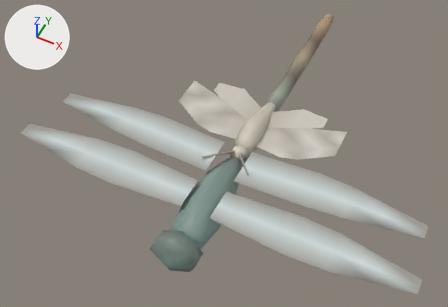
What one commit did to the glTF model assets/wildlife/insect/insect.glb.
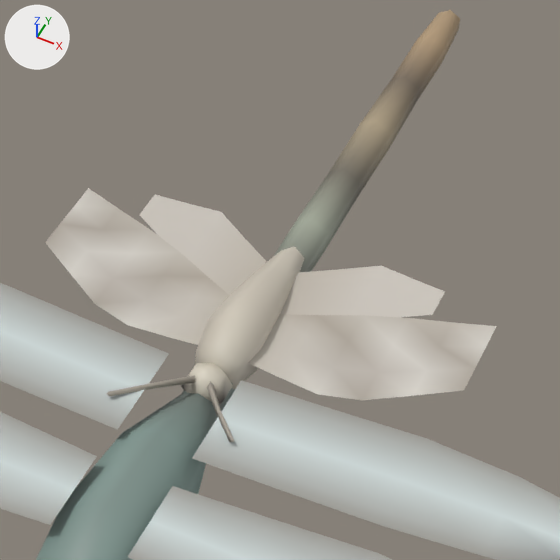
Each version is shown whole from a 50 mm camera at (0.0293, -0.0711, 0.0801) aimed at (-0.0043, -0.004, -0.0037), then close up on the part from 36% to 83% of the width and 3% to 71% of the height. Arrows for +X, +Y and +Z are at upper left; the lights stay in place. The last two pictures show the newer version.

Objects in the first close-up: 'insect_dragonfly', 'insect_moth'.
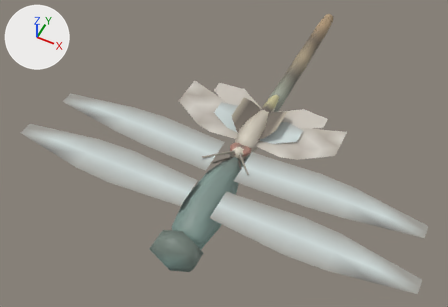
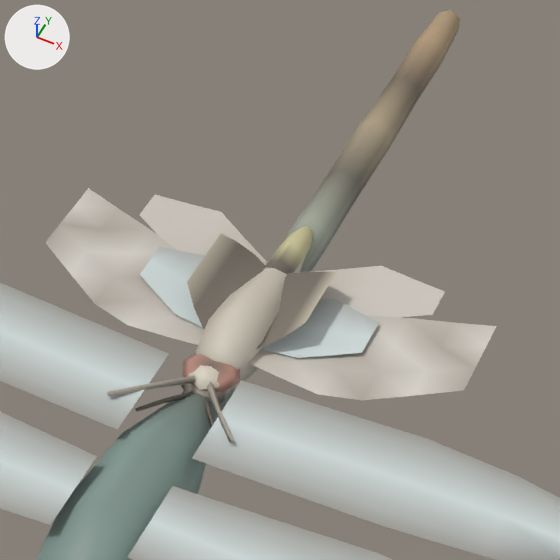
Location of each change, (x1, y1, x2, y2) in pixels of the close-ups (560 x 560 px):
'insect_firefly', added
    after: (135, 226, 379, 427)

Edits to the bpy script that builds the scene:
```text
Add mat_firefly:
    mat_firefly = bpy.data.materials.new('firefly')
    # nodes: BsdfPrincipled, Mix, OutputMaterial, VertexColor
    # colours: white #e7e7e7, mixed with the vertex colours
Add me_insect_firefly:
    me_insect_firefly.from_pydata(...)  # 180 vertices, 284 faces; spans x -0.008..0.008, y -0.0113..0.0095, z -0.0009..0.0035
    me_insect_firefly.materials.append(mat_firefly)
Add ob_insect_firefly:
    ob_insect_firefly = bpy.data.objects.new('insect_firefly', me_insect_firefly)
    ob_insect_firefly.location = (0.0, 0.0, 0.0)
```
